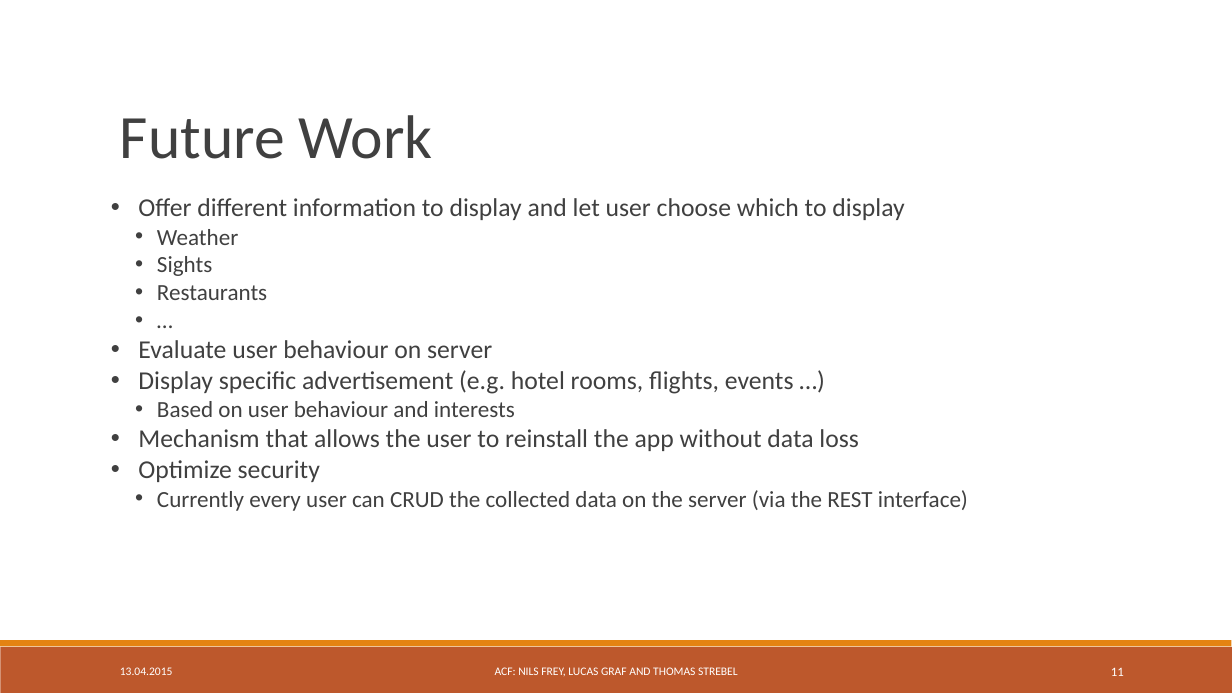
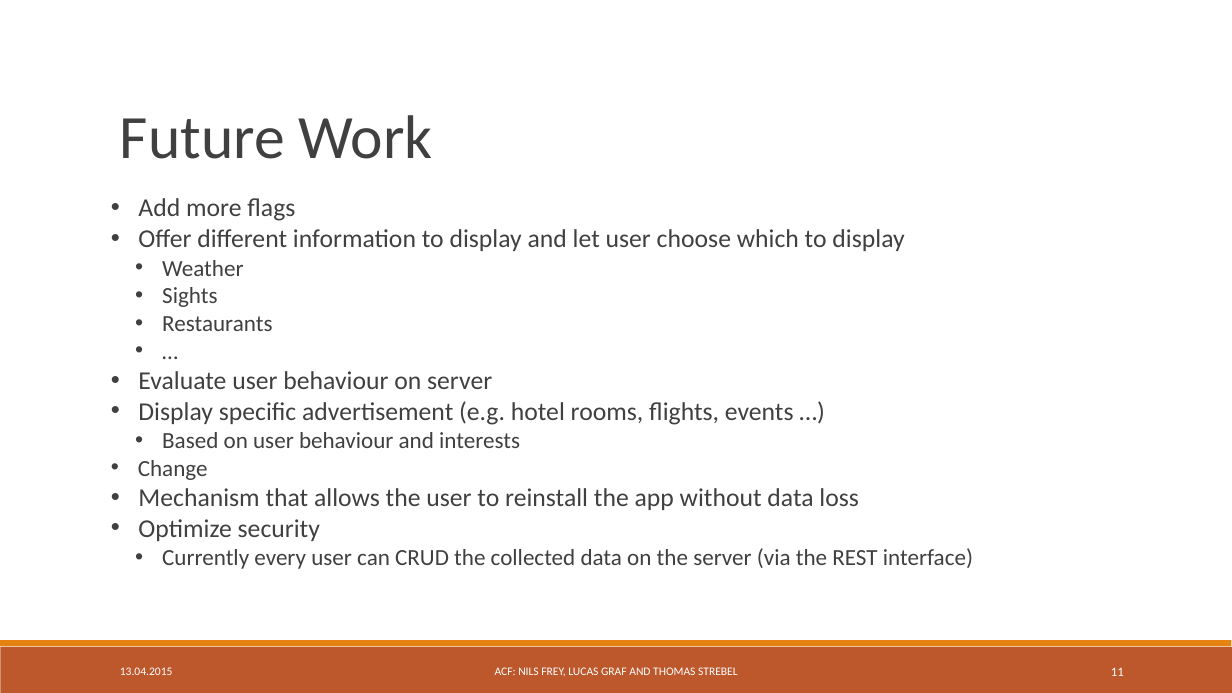
Before and after one commit to freyn42/TSM_MobOp, a slide deck: slide 11 of Presentation/TSM_MobOp Mini Project.ppt. Drawn at 1232x693 pixels with LibreOffice and Linux fonts; fonts in the diff are those of the drawing. Boxes give left, top, right and bottom in pixels: in the first picture for what was removed or moved away, otherwise in the second. Text is boxed around its words. In the diff, an @@ line names an element or a change of style, - is before the commit and + after.

```diff
--- a/Presentation/TSM_MobOp Mini Project.ppt
+++ b/Presentation/TSM_MobOp Mini Project.ppt
@@ text at bbox=[138, 198, 295, 221]: paragraph added @@
+• Add more flags
@@ text at bbox=[138, 460, 208, 480]: paragraph added @@
+• Change
```
Also in this commit, not shown: 5 other slides changed, 1 other file.
